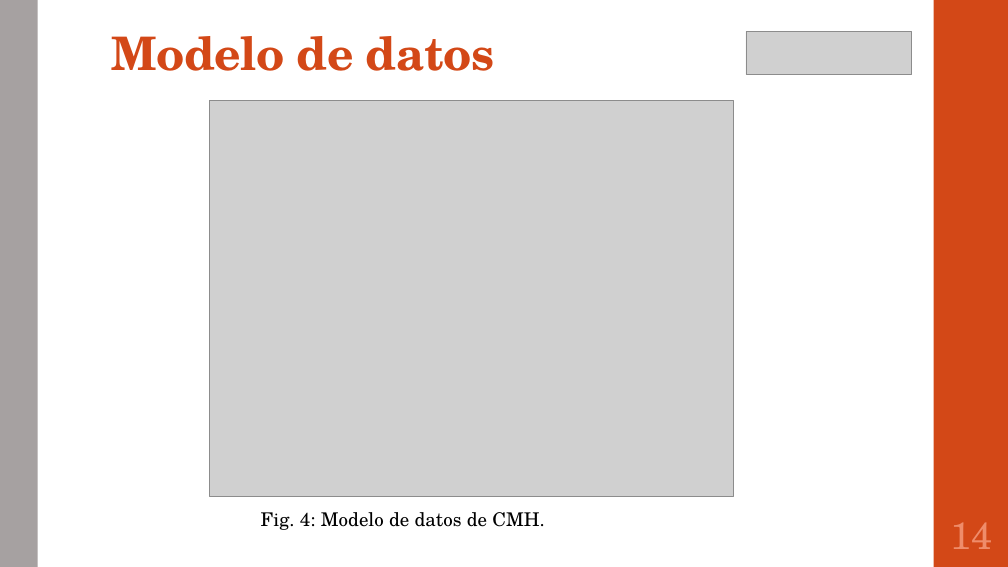
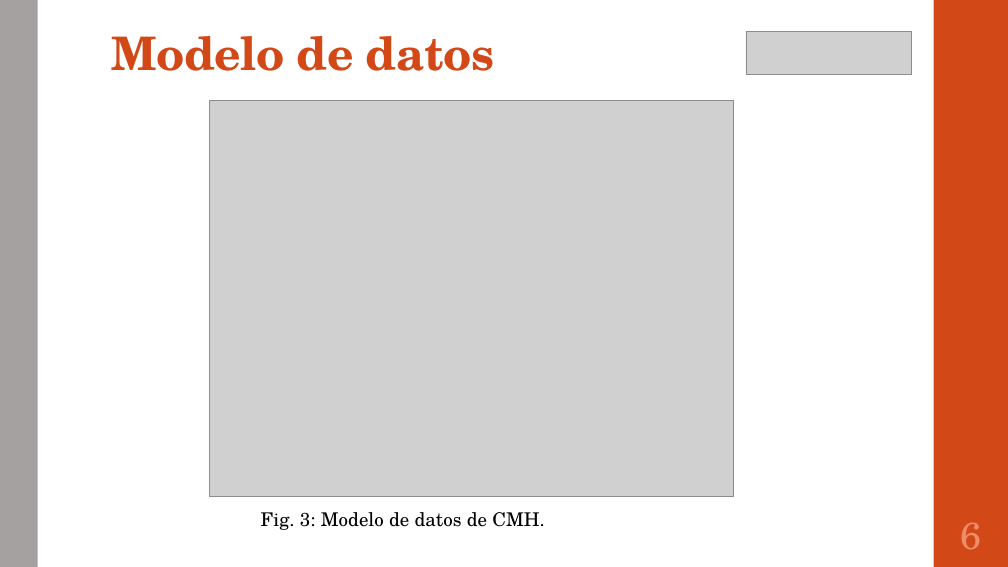
Before and after one commit to portafolio2016/hipocrates, a slide deck: slide 7 of presentación lunes 24 octubre 2016.pptx (slide 15 before the commit). Drawn at 1008x567 pixels with LibreOffice and Linux fonts; fonts in the diff are those of the drawing; grey boxes stand for pictures. Boxes give left, top, right and bottom in pixels: in the first picture for what was removed or moved away, otherwise in the second. Text is boxed around its words. In the diff, an @@ line names an element or a change of style, - is before the commit and + after.

```diff
--- a/presentación lunes 24 octubre 2016.pptx
+++ b/presentación lunes 24 octubre 2016.pptx
@@ text at (x1=261, y1=512, x2=544, y2=530): text changed @@
-Fig. 4: Modelo de datos de CMH.
+Fig. 3: Modelo de datos de CMH.
@@ page number at (x1=961, y1=522, x2=982, y2=550): text changed @@
-14
+6
```
Also in this commit, not shown: 8 other slides changed, 1 slide added, 4 slides removed.
